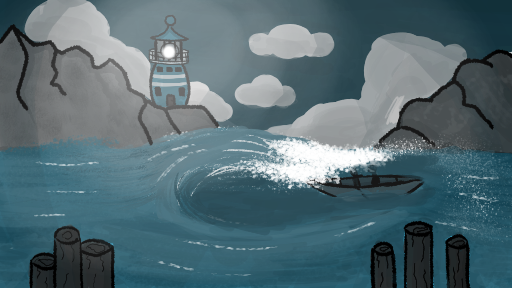
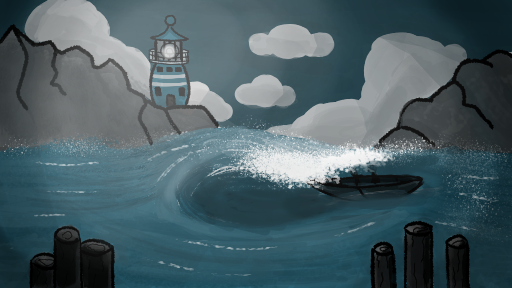
Revision of a layered 512px x 288px image; what changed, layer by layer:
"Calque de dessin 8": opacity 100% → 78%, painted on it over (x1=0, y1=0, x2=512, y2=288)
painted on "Calque de dessin 7" over (x1=0, y1=0, x2=512, y2=288)
painted on "Calque de dessin 4" over (x1=0, y1=0, x2=512, y2=288)
painted on "Calque de dessin 5" over (x1=0, y1=0, x2=512, y2=288)
